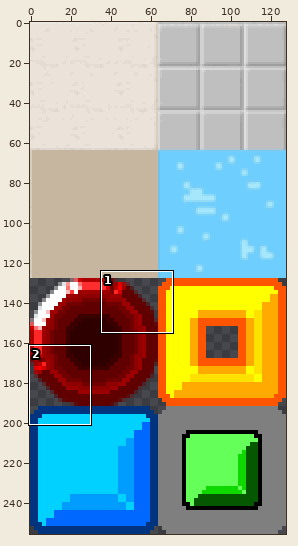
One commit to this sprite sheet: Data/Image/Map/map_div.png. Above: a wide view before the commit, with the close-up outlined.
Close-up. Old version:
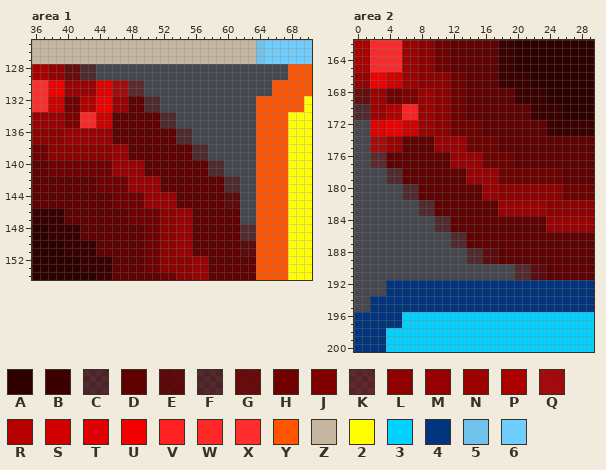
The file is 128x256 pixels. Colours within 5 levels of each other are drawn and written as one. Shown: area 1: x 36..70, y 125..154; area 2: x 0..29, y 162..200. The commit also changed other parts of the picture, which this record leaves out.
Palette (. is transparent): A #2e0000  B #3d0000  C #60000065  D #600000  E #610000d6  F #68000065  G #6e0000d6  H #710000  J #800000  K #81000065  L #8f0000  M #960000  N #9c0000  P #ac0000  Q #b40000d6  R #b60000  S #d20000  T #e00000  U #f20000  V #ff2121  W #ff2727  X #ff2d2d  Y #ff5500  Z #c6b69f  2 #ffff00  3 #00d1ff  4 #00347e  5 #6ec2ec  6 #6ecefe
After the commit:
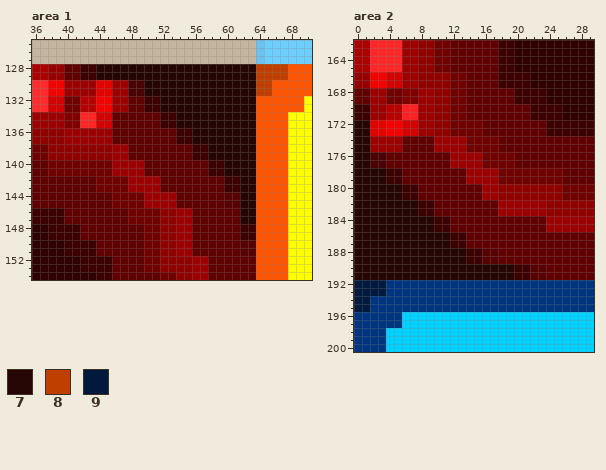
Colours new in this view: 7 #260505  8 #bf3f00  9 #00193d
Edits made:
{"colour":"E","old":"#610000d6","new":"#570101"}
{"colour":"K","old":"#81000065","new":"#4a0303"}
{"where": "area 1"}
{"y":128,"x":40,"old":"GGCC........................","new":"DDBB777777777777777777778888"}
{"y":129,"x":40,"old":"GGCC........................","new":"DDBB777777777777777777778888"}
{"y":130,"x":46,"old":"QQ","new":"NN"}
{"y":130,"x":50,"old":"................","new":"7777777777777788"}
{"y":131,"x":46,"old":"QQ","new":"NN"}
{"y":131,"x":50,"old":"................","new":"7777777777777788"}
{"y":132,"x":50,"old":"CC............","new":"BB777777777777"}
{"y":133,"x":50,"old":"CC............","new":"BB777777777777"}
{"y":134,"x":52,"old":"CC..........","new":"BB7777777777"}
{"y":135,"x":52,"old":"CC..........","new":"BB7777777777"}
{"y":136,"x":54,"old":"CC........","new":"BB77777777"}
{"y":137,"x":54,"old":"CC........","new":"BB77777777"}
{"y":138,"x":56,"old":"CC......","new":"BB777777"}
{"y":139,"x":56,"old":"CC......","new":"BB777777"}
{"y":140,"x":58,"old":"CC....","new":"BB7777"}
{"y":141,"x":58,"old":"CC....","new":"BB7777"}
{"y":142,"x":60,"old":"CC..","new":"BB77"}
{"y":143,"x":60,"old":"CC..","new":"BB77"}
{"y":144,"x":62,"old":"..","new":"77"}
{"y":145,"x":62,"old":"..","new":"77"}
{"y":146,"x":62,"old":"..","new":"77"}
{"y":147,"x":62,"old":"..","new":"77"}
{"y":148,"x":62,"old":"FF","new":"BB"}
{"y":149,"x":62,"old":"FF","new":"BB"}
{"where": "area 2"}
{"y":168,"x":0,"old":"GG","new":"DD"}
{"y":169,"x":0,"old":"GG","new":"DD"}
{"y":170,"x":0,"old":"CC","new":"BB"}
{"y":171,"x":0,"old":"CC","new":"BB"}
{"y":172,"x":0,"old":"..","new":"77"}
{"y":173,"x":0,"old":"..","new":"77"}
{"y":174,"x":0,"old":"..QQ","new":"77NN"}
{"y":175,"x":0,"old":"..QQ","new":"77NN"}
{"y":176,"x":0,"old":"..","new":"77"}
{"y":177,"x":0,"old":"..","new":"77"}
{"y":178,"x":0,"old":"....CC","new":"7777BB"}
{"y":179,"x":0,"old":"....CC","new":"7777BB"}
{"y":180,"x":0,"old":"......CC","new":"777777BB"}
{"y":181,"x":0,"old":"......CC","new":"777777BB"}
{"y":182,"x":0,"old":"........CC","new":"77777777BB"}
{"y":183,"x":0,"old":"........CC","new":"77777777BB"}
{"y":184,"x":0,"old":"..........CC","new":"7777777777BB"}
{"y":185,"x":0,"old":"..........CC","new":"7777777777BB"}
{"y":186,"x":0,"old":"............CC","new":"777777777777BB"}
{"y":187,"x":0,"old":"............CC","new":"777777777777BB"}
{"y":188,"x":0,"old":"..............CC","new":"77777777777777BB"}
{"y":189,"x":0,"old":"..............CC","new":"77777777777777BB"}
{"y":190,"x":0,"old":"....................FF","new":"77777777777777777777BB"}
{"y":191,"x":0,"old":"....................FF","new":"77777777777777777777BB"}
{"y":192,"x":0,"old":"....","new":"9999"}
{"y":193,"x":0,"old":"....","new":"9999"}
{"y":194,"x":0,"old":"..","new":"99"}
{"y":195,"x":0,"old":"..","new":"99"}
